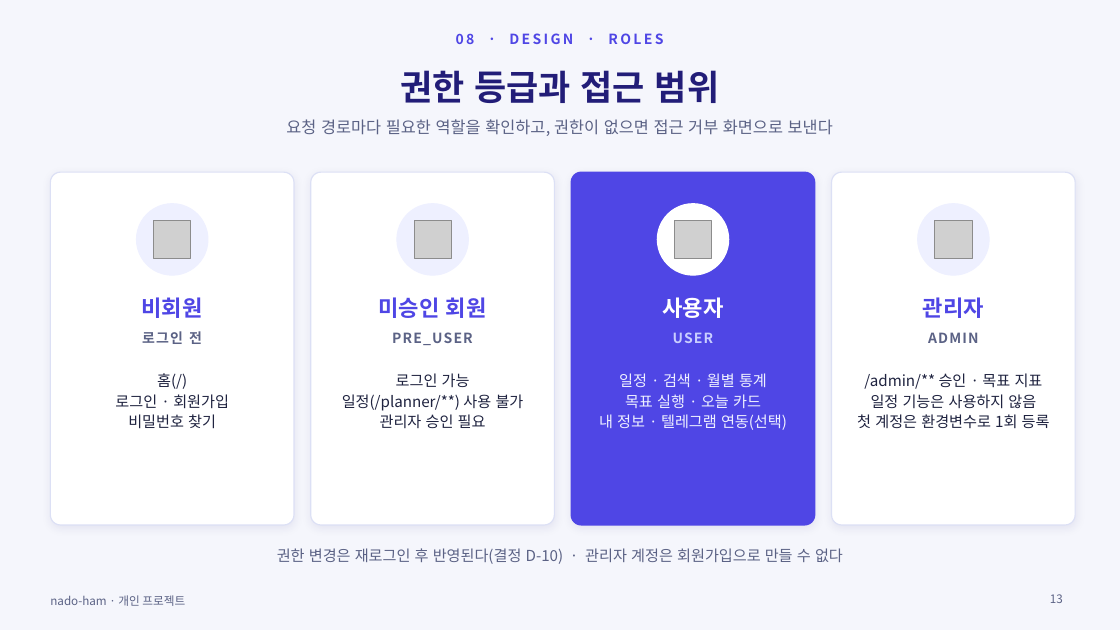
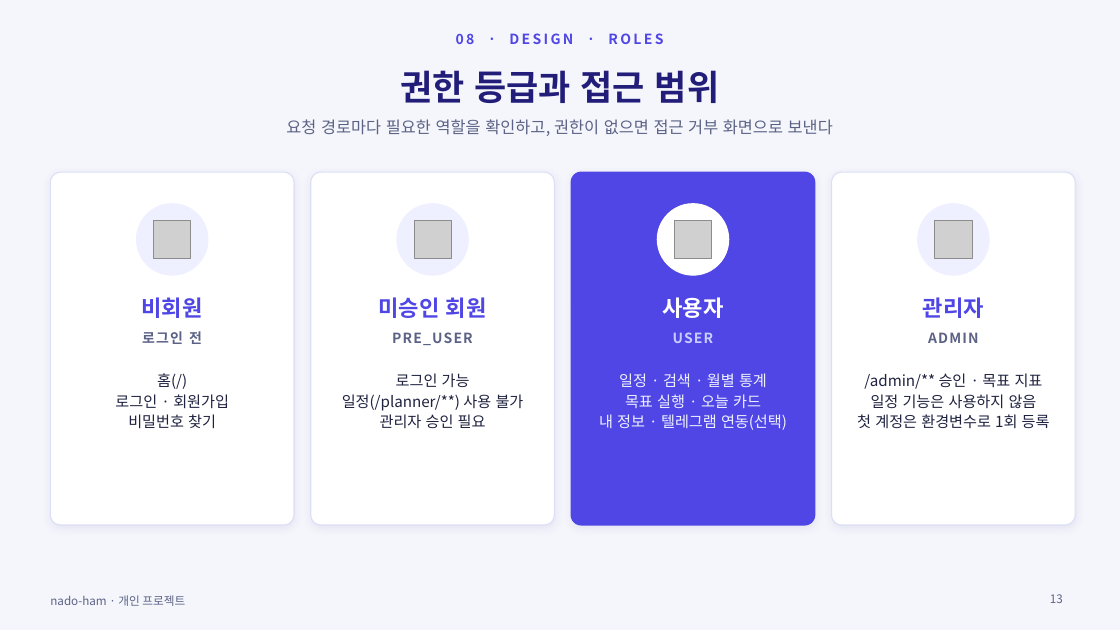
Before and after one commit to ho8566z/nado-ham_word, a slide deck: slide 13 of ppt_output/nado_ham.pptx. Drawn at 1120x630 pixels with LibreOffice and Linux fonts; fonts in the diff are those of the drawing; grey boxes stand for pictures. Boxes give left, top, right and bottom in pixels: in the first picture for what was removed or moved away, otherwise in the second. Text is boxed around its words. In the diff, an @@ line names an element or a change of style, - is before the commit and + after.

```diff
--- a/ppt_output/nado_ham.pptx
+++ b/ppt_output/nado_ham.pptx
@@ text removed at [277,548,843,564] @@
-권한 변경은 재로그인 후 반영된다(결정 D-10) · 관리자 계정은 회원가입으로 만들 수 없다
```
Also in this commit, not shown: 15 other slides changed, 34 other files.
